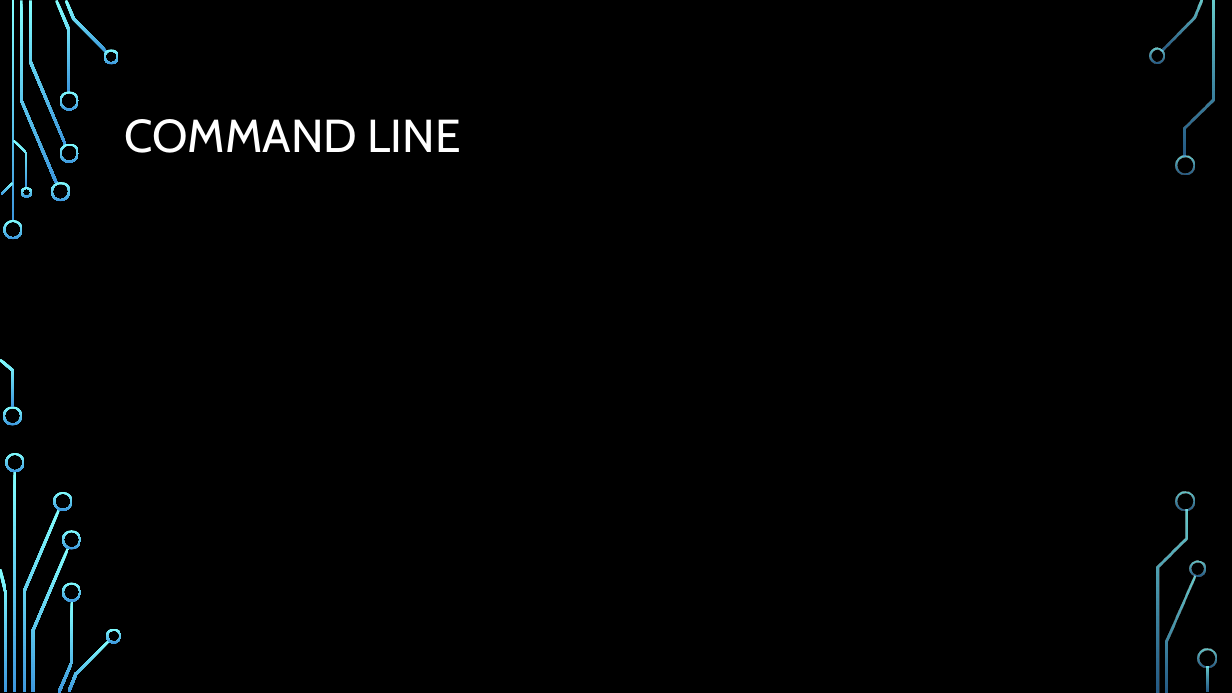
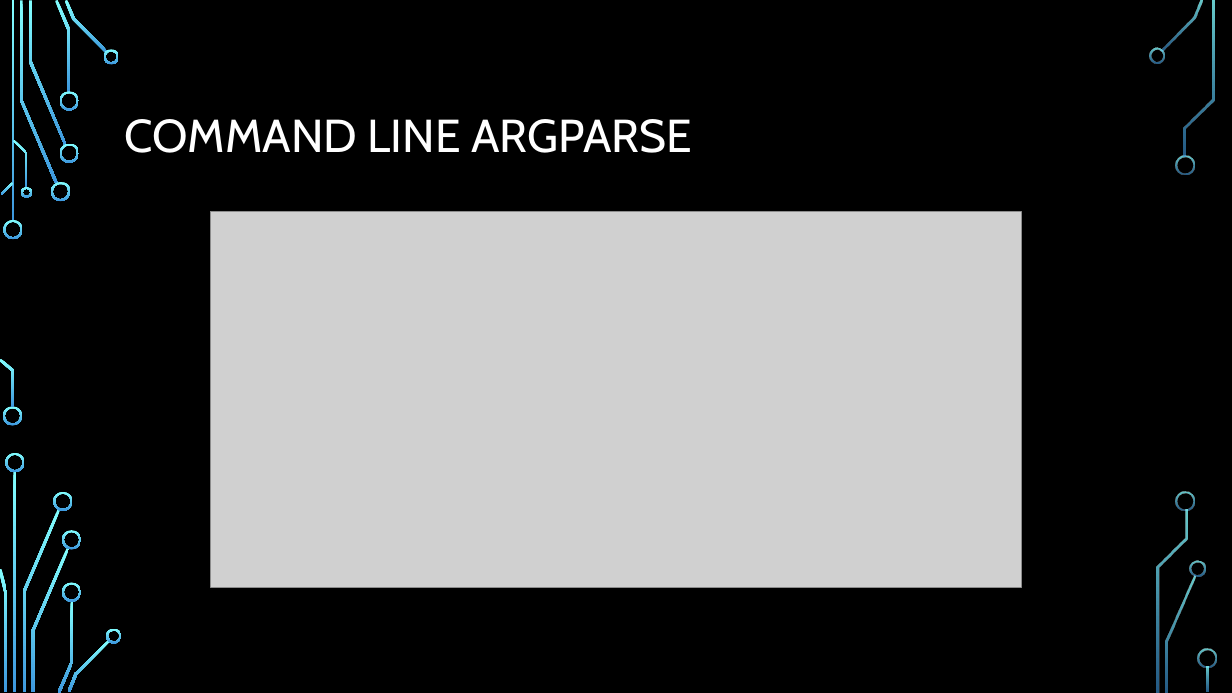
Before and after one commit to deepbluesea20003/project, a slide deck: slide 6 of Presentation.pptx. Drawn at 1232x693 pixels with LibreOffice and Linux fonts; fonts in the diff are those of the drawing; grey boxes stand for pictures; background and template pictures are left out. Boxes give left, top, right and bottom in pixels: in the first picture for what was removed or moved away, otherwise in the second. Text is boxed around its words. In the diff, an @@ line names an element or a change of style, - is before the commit and + after.

```diff
--- a/Presentation.pptx
+++ b/Presentation.pptx
@@ title at bbox=[125, 119, 692, 153]: text changed @@
-COMMAND LINE
+COMMAND LINE ARGPARSE
@@ picture added at bbox=[211, 212, 1021, 587] @@
```
Also in this commit, not shown: 2 other slides changed, 2 slides added, 5 other files.
